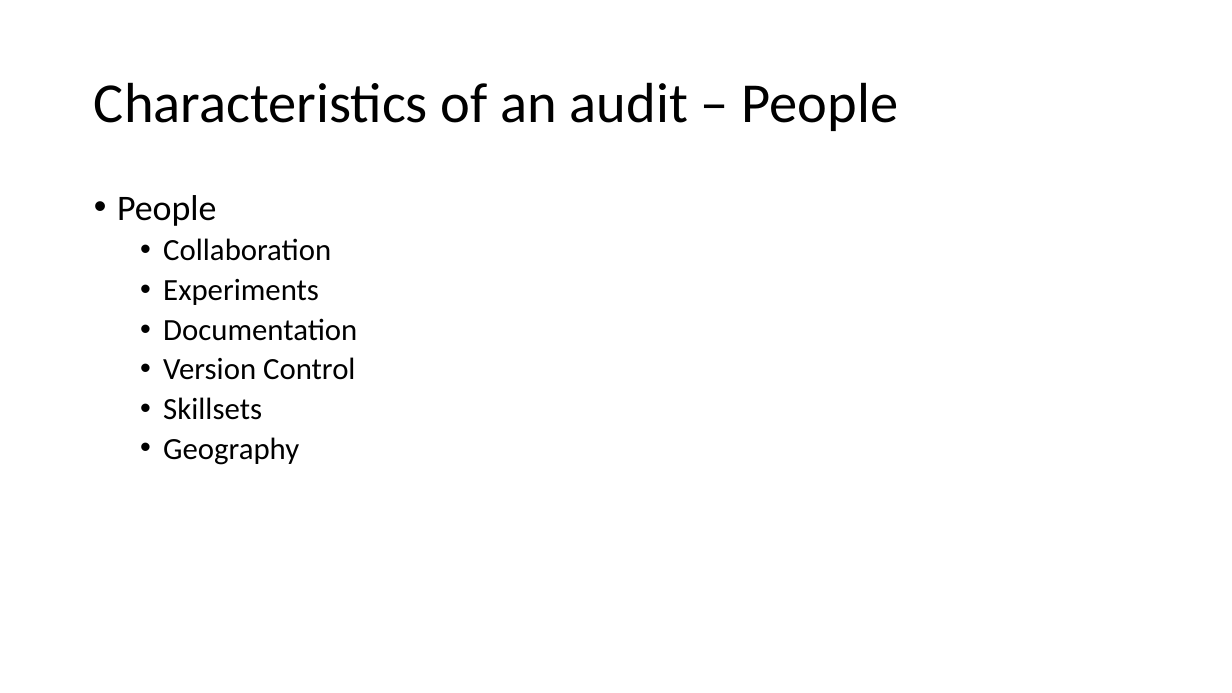
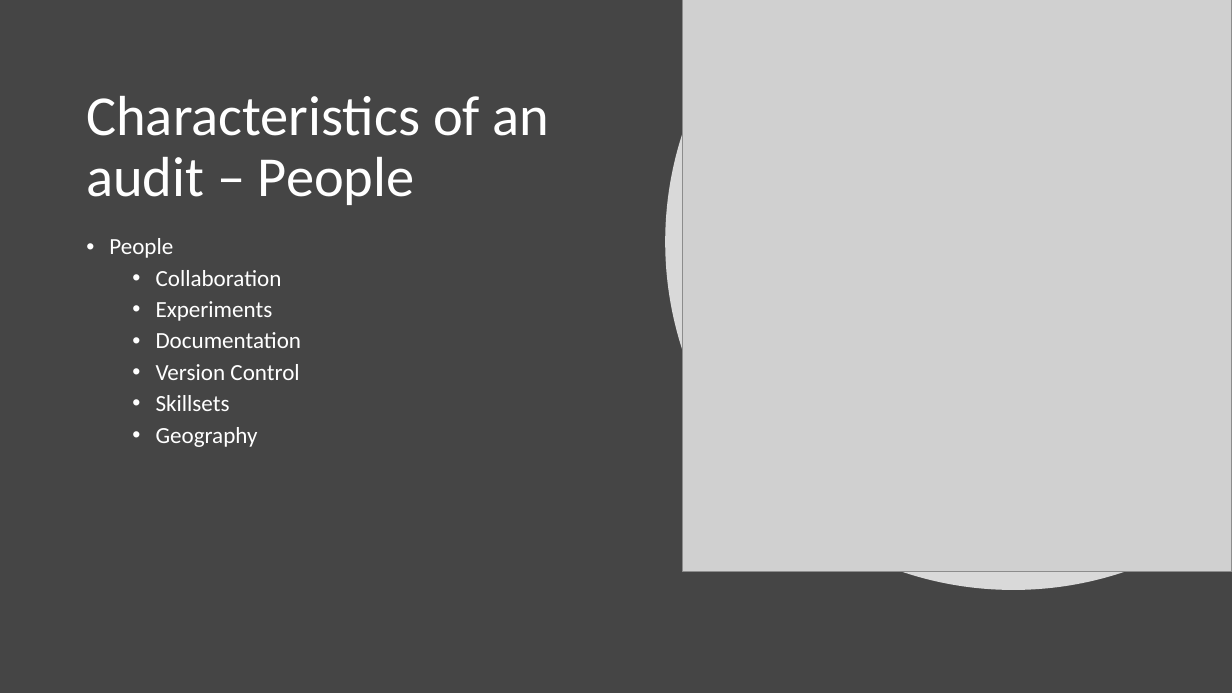
Before and after one commit to juliansoh/Databricks-Financial-Fraud, a slide deck: slide 7 of slides/Presentation for Auditors.pptx (slide 5 before the commit). Drawn at 1232x693 pixels with LibreOffice and Linux fonts; fonts in the diff are those of the drawing; grey boxes stand for pictures. Boxes give left, top, right and bottom in pixels: in the first picture for what was removed or moved away, otherwise in the second. Text is boxed around its words. In the diff, an @@ line names an element or a change of style, - is before the commit and + after.

```diff
--- a/slides/Presentation for Auditors.pptx
+++ b/slides/Presentation for Auditors.pptx
@@ background #FFFFFF to #454545 @@
@@ freeform shape added at (665,0,1232,591), fill #FFFFFF at 80% opacity @@
@@ picture added at (682,0,1232,571) @@
@@ title "Characteristics of an audit – ...": place and size @@
-title "Characteristics of an audit – ..." at (94,82,899,131)
+title "Characteristics of an audit – ..." at (86,96,550,205)
@@ title "Characteristics of an audit – ..." at (86,96,550,205): text colour #000000 to #FFFFFF @@
@@ text "People": place and size @@
-text "People" at (117,195,357,465)
+text "People" at (109,238,302,447)
@@ text "People" at (109,238,302,447): size 28 to 18 pt in "People"; text colour #000000 to #FFFFFF, size 24 to 18 pt @@
```
Also in this commit, not shown: 2 other slides changed, 4 slides added, 2 slides removed.
